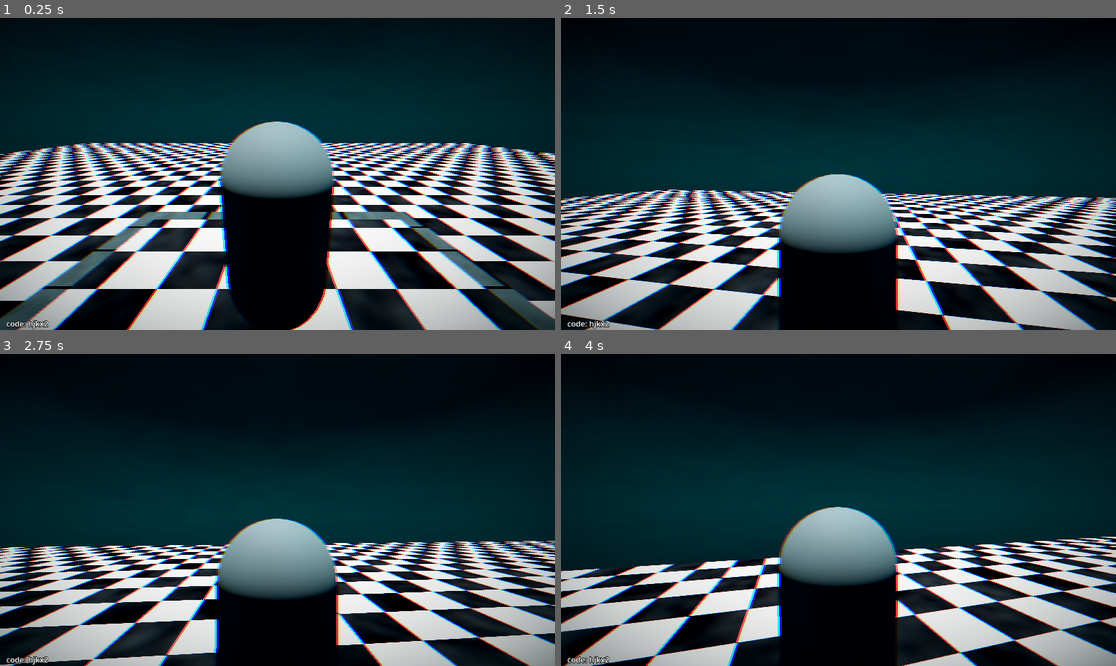
Above: before the commit, frames 1-4 (two rows, left to right).
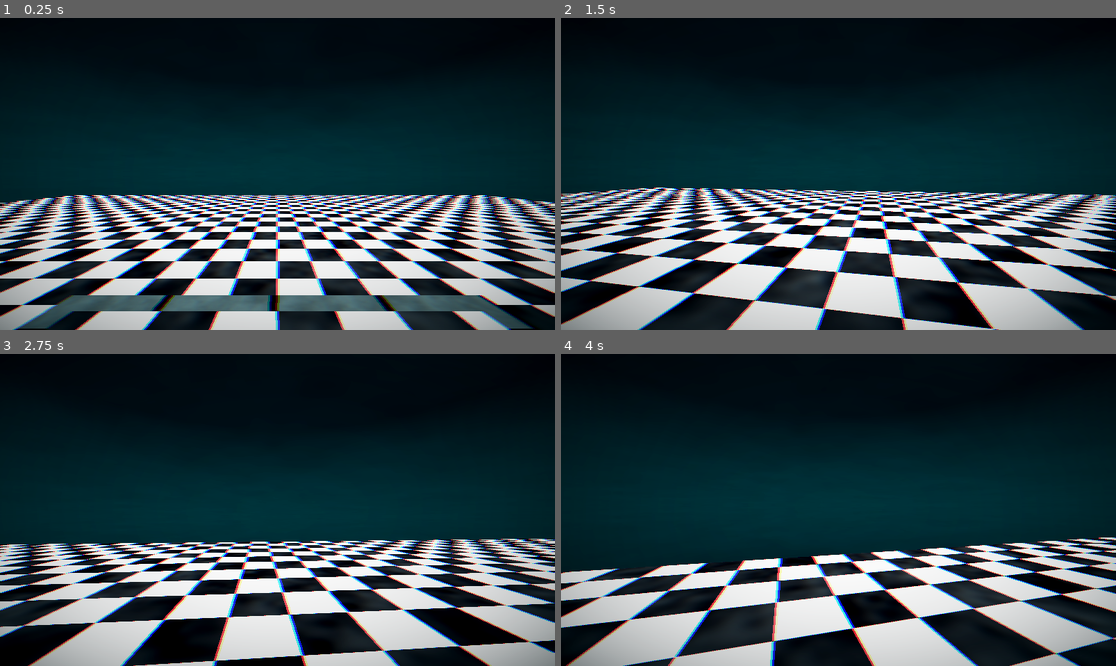
Above: after the commit, the same moments.

Repository: moonwavestudios/Voidscape
Game: Godot game, scene res://main.tscn
Two runs of this game, one before a commit and one after it. Both use one fixed random seed, a clock stepped at 60 frames per second and the inputs below.
Inputs (mouse positions are in pixels of both pictures, inside the frame that each line leads up to):
- Up to frame 1 (0.25 s): no input
- Up to frame 2 (1.5 s): tap Enter (ui_accept) at 0.5, 0.77 s; move the mouse to (866, 174) at 0.52 s; hold Up (ui_up) from 0.53 s (still down); tap E (dash) at 0.6, 1.35 s; move the mouse to (810, 174) at 1.27 s
- Up to frame 3 (2.75 s): keep holding Up (ui_up); tap Enter (ui_accept) at 1.52 s; move the mouse to (288, 503) at 2.02 s; tap E (dash) at 2.1 s
- Up to frame 4 (4 s): keep holding Up (ui_up); move the mouse to (832, 516) at 2.77 s; tap E (dash) at 2.85, 3.6 s; tap Enter (ui_accept) at 3.02, 3.77 s; move the mouse to (877, 513) at 3.52 s

The runs differ from the first frame. In frame 1, 48% of the frame differs, in the area x 0-100%, y 19-100%; in frame 2, 31%; in frame 3, 27%; in frame 4, 24%.

Commit message:
changing the camera

Diff:
--- a/scenes/player.tscn
+++ b/scenes/player.tscn
@@ -4,8 +4,6 @@
 [ext_resource type="PackedScene" uid="uid://cxa4w1y186ywx" path="res://scenes/player_ui.tscn" id="2_g2els"]
 
 [sub_resource type="CapsuleShape3D" id="CapsuleShape3D_u8vuu"]
-
-[sub_resource type="CapsuleMesh" id="CapsuleMesh_3vyb7"]
 
 [sub_resource type="Shader" id="Shader_3vyb7"]
 code = "shader_type spatial;
@@ -75,11 +73,8 @@
 [node name="CollisionShape3D" type="CollisionShape3D" parent="." unique_id=903532109]
 shape = SubResource("CapsuleShape3D_u8vuu")
 
-[node name="MeshInstance3D" type="MeshInstance3D" parent="CollisionShape3D" unique_id=1987601026]
-mesh = SubResource("CapsuleMesh_3vyb7")
-
 [node name="Camera3D" type="Camera3D" parent="." unique_id=1659299625]
-transform = Transform3D(1, 0, 0, 0, 0.9659259, 0.25881907, 0, -0.25881907, 0.9659258, 0, 1.016, 1.7708712)
+transform = Transform3D(1, 0, 0, 0, 1, 0, 0, 0, 1, 0, 0.62022114, 0)
 current = true
 
 [node name="MeshInstance3D" type="MeshInstance3D" parent="." unique_id=427838494]
--- a/scenes/player_ui.tscn
+++ b/scenes/player_ui.tscn
@@ -3,10 +3,6 @@
 [sub_resource type="LabelSettings" id="LabelSettings_guxnq"]
 font_size = 40
 outline_size = 6
-outline_color = Color(0, 0, 0, 1)
-
-[sub_resource type="LabelSettings" id="LabelSettings_jkj6h"]
-outline_size = 4
 outline_color = Color(0, 0, 0, 1)
 
 [node name="player_ui" type="Control" unique_id=1669550447]
@@ -28,13 +24,3 @@
 label_settings = SubResource("LabelSettings_guxnq")
 horizontal_alignment = 1
 vertical_alignment = 1
-
-[node name="Label" type="Label" parent="." unique_id=715521497]
-layout_mode = 0
-offset_top = 620.0
-offset_right = 114.0
-offset_bottom = 649.0
-text = "code: hjkx2"
-label_settings = SubResource("LabelSettings_jkj6h")
-horizontal_alignment = 1
-vertical_alignment = 1
